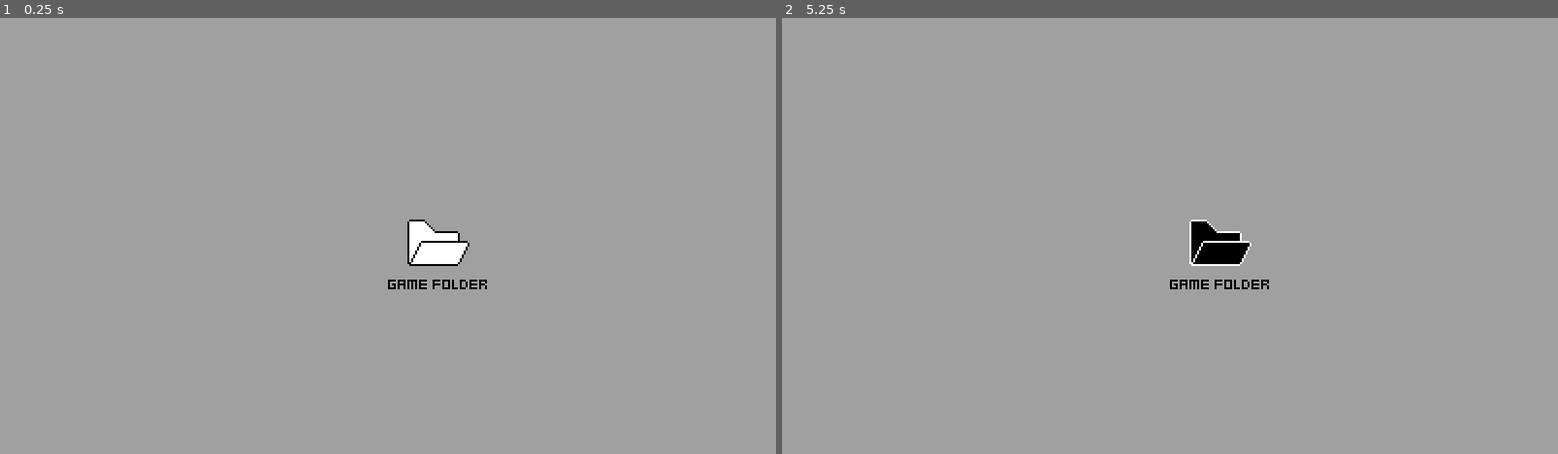
Above: before the commit, frames 1-2 (left to right).
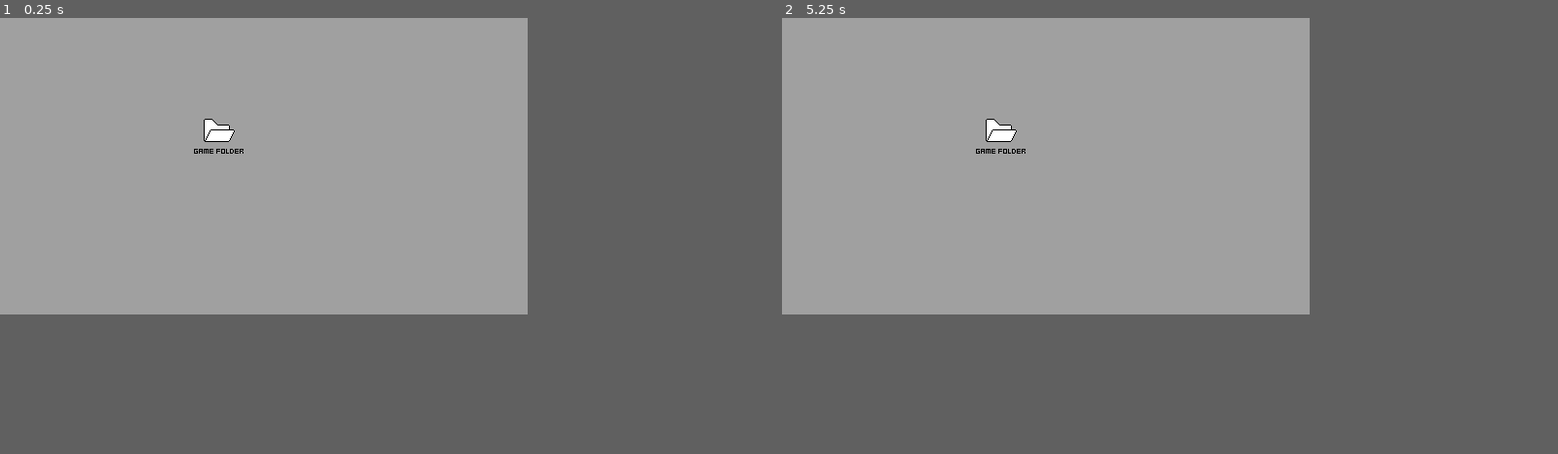
Above: after the commit, the same moments.

Repository: paul-maxime/one-more-folder
Game: Godot game, scene res://Scenes/MainScene.tscn
The game is run twice, just before and just after one commit, with the same random seed, the same clock (stepped at 60 frames per second) and the same inputs.
Inputs (mouse positions are in pixels of both pictures, inside the frame that each line leads up to):
- Up to frame 1 (0.25 s): no input
- Up to frame 2 (5.25 s): tap Enter at 0.5, 2, 3.5 s; move the mouse to (1340, 214) at 0.52 s; click (1340, 214) at 0.67 s; tap Space at 1.25, 2.75, 4.25 s; drag from (1014, 257) to (1131, 323) at 1.27 s; move the mouse to (1247, 140) at 2.02 s; click (1247, 140) at 2.17 s; drag from (1131, 323) to (937, 170) at 2.77 s; move the mouse to (1402, 301) at 3.52 s; click (1402, 301) at 3.67 s; drag from (937, 170) to (1053, 127) at 4.27 s; move the mouse to (1208, 236) at 5.02 s; click (1208, 236) at 5.17 s
The window is 800x450 before the commit and 544x306 after it. Grey fills any space a smaller window leaves; there, only what the larger window draws over its background counts as a difference.

The runs differ from the first frame. In frame 1, 1.0% of the frame differs, in the area x 25-63%, y 23-63%; in frame 2, 1.0%.

Commit message:
Even more window shenanigans

Diff:
--- a/Scripts/MainScene.gd
+++ b/Scripts/MainScene.gd
@@ -1,5 +1,7 @@
 extends Node
 
 func _ready() -> void:
-	get_window().content_scale_size = get_window().size / 2
+	if OS.get_name() == "Windows" || OS.get_name() == "Linux":
+		get_window().size *= 2
+		get_window().move_to_center()
 	$File.init("game folder", true)
--- a/project.godot
+++ b/project.godot
@@ -13,12 +13,15 @@
 config/name="One More Folder"
 run/main_scene="uid://c0frf72gbqy8u"
 config/features=PackedStringArray("4.4", "GL Compatibility")
+boot_splash/show_image=false
+boot_splash/fullsize=false
+boot_splash/use_filter=false
 config/icon="res://icon.svg"
 
 [display]
 
-window/size/viewport_width=1088
-window/size/viewport_height=612
+window/size/viewport_width=544
+window/size/viewport_height=306
 window/stretch/mode="viewport"
 window/stretch/scale_mode="integer"
 
